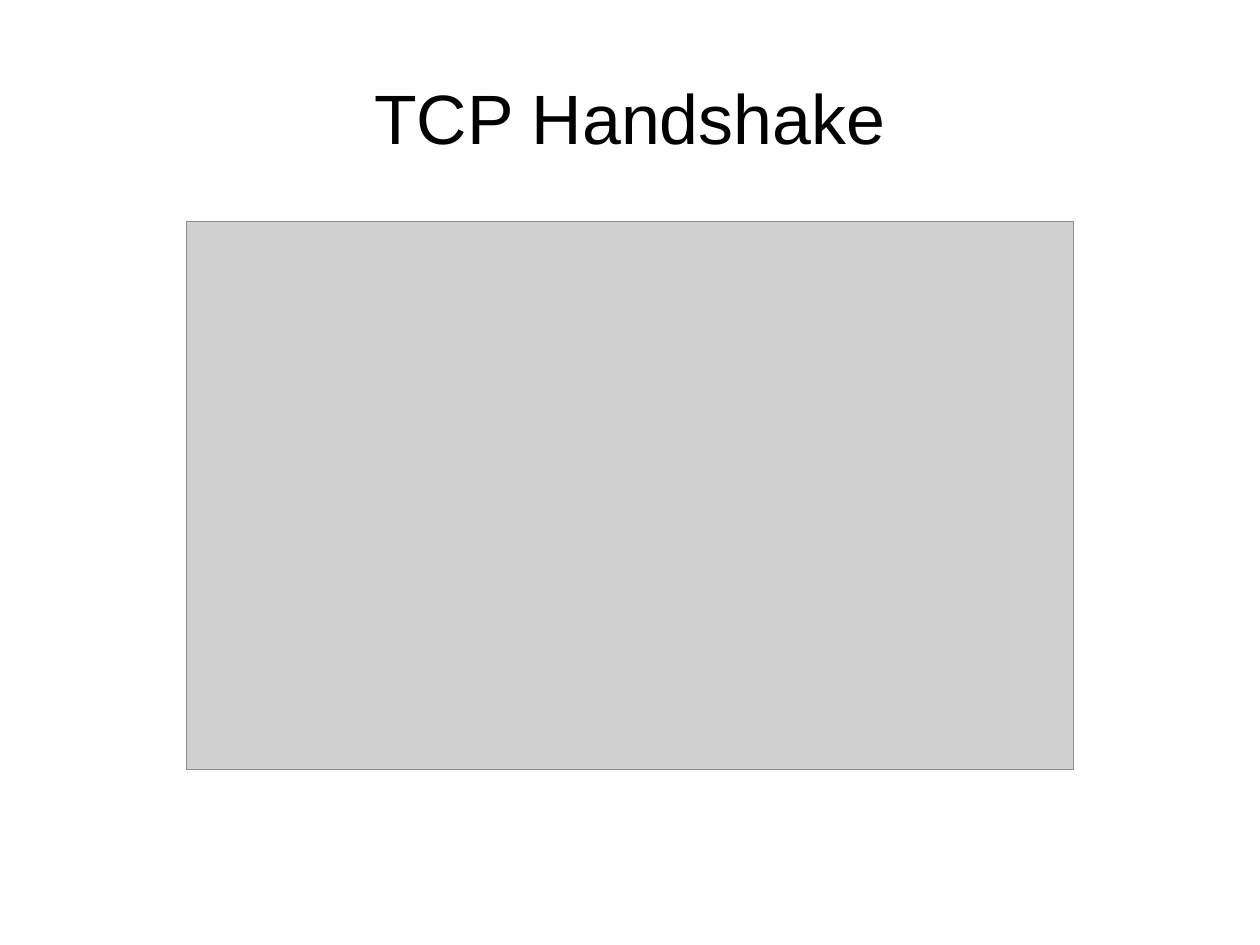
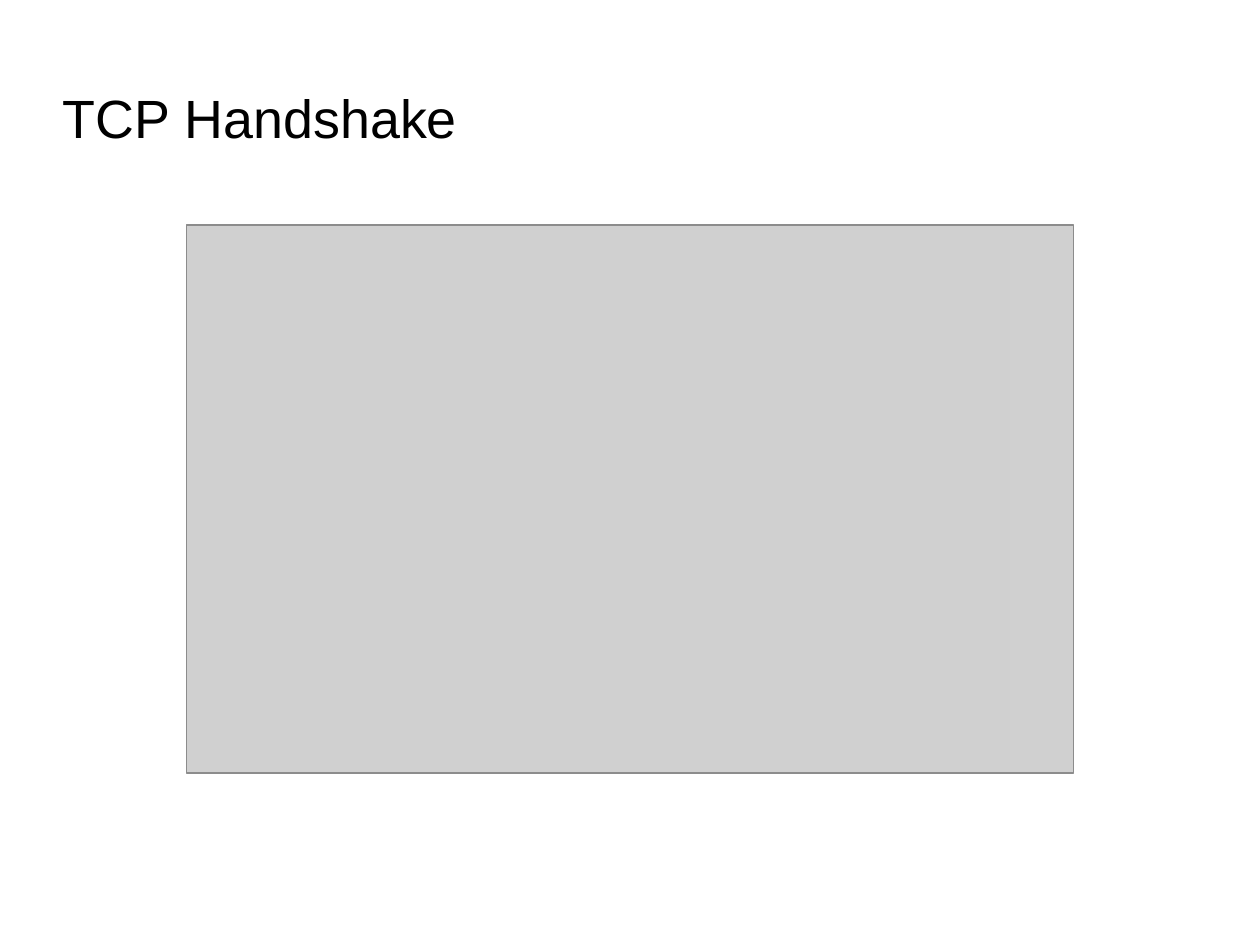
Before and after one commit to herrBez/PortScanner, a slide deck: slide 8 of slides/Untitled 1.odp (slide 7 before the commit). Drawn at 1260x945 pixels with LibreOffice and Linux fonts; fonts in the diff are those of the drawing; grey boxes stand for pictures; background and template pictures are left out. Boxes give left, top, right and bottom in pixels: in the first picture for what was removed or moved away, otherwise in the second. Text is boxed around its words. In the diff, an @@ line names an element or a change of style, - is before the commit and + after.

```diff
--- a/slides/Untitled 1.odp
+++ b/slides/Untitled 1.odp
@@ title "TCP Handshake": place and size @@
-title "TCP Handshake" at [374, 93, 885, 145]
+title "TCP Handshake" at [63, 99, 457, 139]
@@ title "TCP Handshake" at [63, 99, 457, 139]: size 44 to 33.9 pt; alignment centre to left @@
@@ picture: place and size @@
-picture at [186, 221, 1074, 768]
+picture at [186, 225, 1074, 773]
```
Also in this commit, not shown: 12 other slides changed, 3 slides added, 4 other files.
